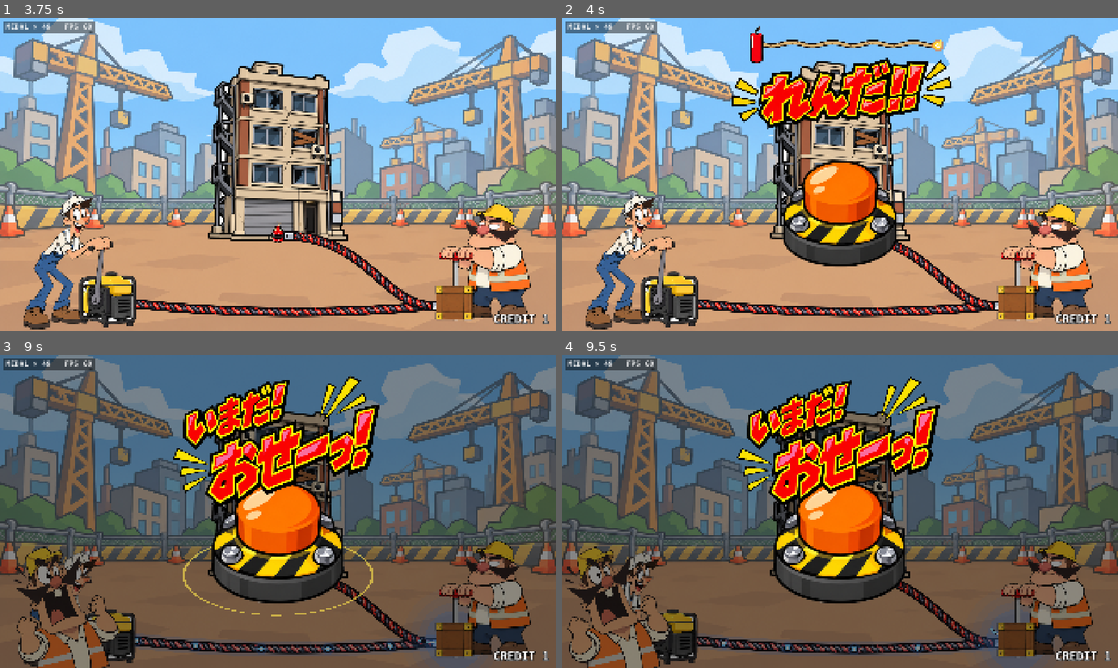
Above: before the commit, frames 1-4 (two rows, left to right).
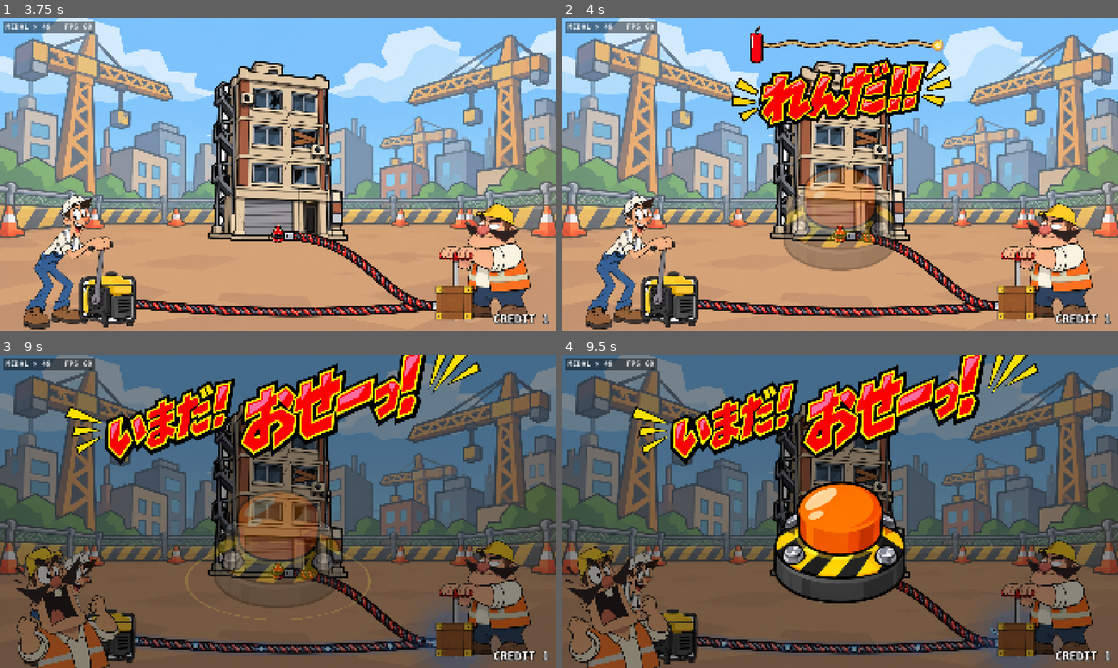
Above: after the commit, the same moments.

Repository: THEToilet/jari-medal-godot
Game: Godot game, scene res://scenes/main.tscn
Two runs of this game, one before a commit and one after it. Both use one fixed random seed, a clock stepped at 60 frames per second and the inputs below.
Inputs (mouse positions are in pixels of both pictures, inside the frame that each line leads up to):
- Up to frame 1 (3.75 s): tap Enter at 0.5, 2.85 s; move the mouse to (400, 158) at 0.52 s; hold Space (tap) 0.53-1.28 s; click (400, 158) at 0.67 s; move the mouse to (166, 190) at 1.27 s; tap C (coin) at 1.35 s; click (166, 190) at 1.42 s; tap Space (tap) at 1.55, 3.05 s; move the mouse to (333, 105) at 2.02 s; hold Space (tap) 2.03-2.78 s; click (333, 105) at 2.17 s; move the mouse to (250, 237) at 2.77 s; click (250, 237) at 2.92 s; move the mouse to (444, 221) at 3.52 s; hold Space (tap) from 3.53 s (still down); click (444, 221) at 3.67 s
- Up to frame 2 (4 s): keep holding Space (tap)
- Up to frame 3 (9 s): move the mouse to (111, 464) at 4.27 s; release Space (tap) at 4.28 s; tap C (coin) at 4.35, 7.35 s; click (111, 464) at 4.42 s; tap Space (tap) at 4.55, 6.05, 7.55 s; move the mouse to (305, 511) at 5.02 s; hold Space (tap) 5.03-5.78 s; click (305, 511) at 5.17 s; move the mouse to (194, 433) at 5.77 s; tap Enter at 5.85, 8.85 s; click (194, 433) at 5.92 s; move the mouse to (400, 495) at 6.52 s; hold Space (tap) 6.53-7.28 s; click (400, 495) at 6.67 s; move the mouse to (166, 527) at 7.27 s; click (166, 527) at 7.42 s; move the mouse to (333, 442) at 8.02 s; hold Space (tap) 8.03-8.78 s; click (333, 442) at 8.17 s; move the mouse to (250, 574) at 8.77 s; click (250, 574) at 8.92 s
- Up to frame 4 (9.5 s): tap Space (tap) at 9.05 s

Frame 1 is identical in both runs. In frame 2, 5.6% of the frame differs, in the area x 39-61%, y 45-81%; in frame 3, 21%, in the area x 11-87%, y 0-85%; in frame 4, 14%.

Commit message:
起爆で押したボタンをしっかり押し込んで見せてから消す、「いまだ！おせーっ！」を1行に、ボタンの登場をふわっとフェードイン
Co-Authored-By: Claude Opus 5.5 <noreply@anthropic.com>
Claude-Session: https://claude.ai/code/session_01EELGvtKJpMHAwYAc1xVS7Q

Diff:
--- a/scripts/button_hint.gd
+++ b/scripts/button_hint.gd
@@ -32,9 +32,22 @@
 func reset() -> void:
 	_since_press = 99.0
 	_t = 0.0
+	_held = false
+
+
+## 起爆：押し込んだまま止める（大きい輪を2つ）
+func slam() -> void:
+	_held = true
+	_rings.append(0.0)
+	_rings.append(-0.12)
+
+
+var _held: bool = false
 
 
 func _cur() -> int:
+	if _held:
+		return 1
 	if _since_press < IDLE_AUTO:
 		return 1 if _since_press < PRESS_HOLD else 0
 	return _frame_at(fmod(_t, interval) / interval)
@@ -81,6 +94,8 @@
 	var h: float = w * t.get_height() / t.get_width()
 	# 衝撃の輪（土台のまわりに広がる）
 	for r in _rings:
+		if r < 0.0:
+			continue
 		var k: float = r / 0.35
 		var rad: float = w * (0.5 + 0.55 * k)
 		draw_set_transform(Vector2(0, -h * 0.22), 0.0, Vector2(1.0, 0.42))
--- a/scripts/demolition_cabinet.gd
+++ b/scripts/demolition_cabinet.gd
@@ -526,7 +526,7 @@
 	ui.add_child(fuse)
 	btn_hint = ButtonHint.new()
 	btn_hint.tex = load("res://assets/red-arcade-button.png")
-	btn_hint.position = Vector2(CENTER_X, 860)   # 画面中央にでかでかと
+	btn_hint.position = Vector2(CENTER_X, BTN_Y)   # 画面中央にでかでかと
 	btn_hint.visible = false
 	ui.add_child(btn_hint)
 	_build_touch_ui()
@@ -924,6 +924,7 @@
 const FLY_TIME := 0.42         # 箱がビルの足元へ跳ぶ時間
 const FLY_GAP := 0.11          # 1個ずつ跳ぶ間隔
 const FLY_ARC := 170.0         # 跳ぶ高さ
+const BTN_Y := 860.0           # 連打・起爆ボタンの位置（土台の下端）
 const WIRE_RUN := 0.35         # 発破線が伸びる時間
 ## 入れ物の格上げ（メダル1枚目〜5枚目）。束 → 木箱 → 大きい木箱 → パレットの木枠 → コンテナ
 ## 絵は assets/pile/stage_<N>.png。無い段階は木箱の絵を大きさだけ変えて代用する
@@ -1556,7 +1557,7 @@
 	btn_hint.interval = 0.6
 	btn_hint.size_px = 400.0
 	btn_hint.reset()
-	btn_hint.visible = true
+	_fade_in_button()
 	_show_mash_text()
 	_pose(foreman, "chara/foreman_1")
 	Sfx.hum_level = 0.3
@@ -1664,7 +1665,8 @@
 	# 起爆の合図：同じボタンアニメを大きく、ゆっくり
 	btn_hint.interval = 1.2
 	btn_hint.size_px = 460.0
-	btn_hint.visible = true
+	btn_hint.reset()
+	_fade_in_button()
 	_armed = false
 	_released = not _tap_held()
 	_say("")
@@ -1686,9 +1688,21 @@
 
 func _detonate() -> void:
 	_enter(S.RESULT)
-	btn_hint.visible = false
+	# 押したボタンはしっかり押し込んで見せてから消す
+	btn_hint.slam()
+	Sfx.play("tap", 0.0, 0.05)
+	_shake(6.0, 0.15)
+	var bt := btn_hint.create_tween()
+	bt.tween_property(btn_hint, "scale", Vector2(1.06, 0.94), 0.06)
+	bt.tween_property(btn_hint, "scale", Vector2.ONE, 0.12)
+	bt.tween_interval(0.2)
+	bt.tween_property(btn_hint, "modulate:a", 0.0, 0.25)
+	bt.tween_callback(func() -> void: btn_hint.visible = false)
+	var lt := lbl_big.create_tween()
+	lt.tween_property(lbl_big, "modulate:a", 0.0, 0.2)
+	lt.tween_callback(func() -> void: lbl_big.visible = false)
+	await get_tree().create_timer(0.35).timeout
 	plunger.modulate = Color.WHITE
-	lbl_big.visible = false
 	Sfx.hum_level = 0.0
 	# ここで初めてスイッチを押し込む：大ジャンプで叩き込む
 	_set_push_frame(PUSH_SLAM)
@@ -1709,7 +1723,6 @@
 		charge_box.level = 0
 		charge_box.visible = false)
 	cable.flow = 40.0
-	Sfx.play("tap", 0.0, 0.05)
 	var surge := create_tween()
 	surge.tween_property(cable, "power", 1.0, 0.12)
 	surge.tween_callback(_light_fuses)
@@ -1940,8 +1953,8 @@
 	if key != "" and _text_img.has(key):
 		lbl_big.text = ""
 		big_img.texture = _text_img[key]
-		var h: float = {"boom": 420.0, "push": 530.0}.get(key, 300.0)
-		var cy: float = {"push": 75.0}.get(key, 110.0)   # 2段の文字はボタンにかぶらない高さに
+		var h: float = {"boom": 420.0, "push": 320.0}.get(key, 300.0)
+		var cy: float = {"push": -10.0}.get(key, 110.0)   # 画面の上のほう、ボタンにかぶらない高さに
 		big_img.size = Vector2(h * big_img.texture.get_width() / big_img.texture.get_height(), h)
 		big_img.position = Vector2(900.0 - big_img.size.x / 2.0, cy - h / 2.0)
 		big_img.visible = true
@@ -1954,6 +1967,19 @@
 	lbl_big.rotation = deg_to_rad(-6)
 	lbl_big.scale = Vector2(0.3, 0.3)
 	create_tween().tween_property(lbl_big, "scale", Vector2.ONE, 0.25).set_trans(Tween.TRANS_BACK).set_ease(Tween.EASE_OUT)
+
+
+## 連打・起爆のボタンをふわっと出す（下から少し浮き上がりながら）
+func _fade_in_button() -> void:
+	btn_hint.visible = true
+	btn_hint.modulate.a = 0.0
+	btn_hint.scale = Vector2(0.85, 0.85)
+	var base_y: float = BTN_Y
+	btn_hint.position.y = base_y + 40.0
+	var tw := btn_hint.create_tween().set_parallel(true)
+	tw.tween_property(btn_hint, "modulate:a", 1.0, 0.35)
+	tw.tween_property(btn_hint, "scale", Vector2.ONE, 0.4).set_trans(Tween.TRANS_BACK).set_ease(Tween.EASE_OUT)
+	tw.tween_property(btn_hint, "position:y", base_y, 0.4).set_trans(Tween.TRANS_CUBIC).set_ease(Tween.EASE_OUT)
 
 
 ## 溜まった電気の段階が上がったら、起爆器がバチッと光ってランプが増え、音が上がる
Binary file changed: assets/text/push.png
